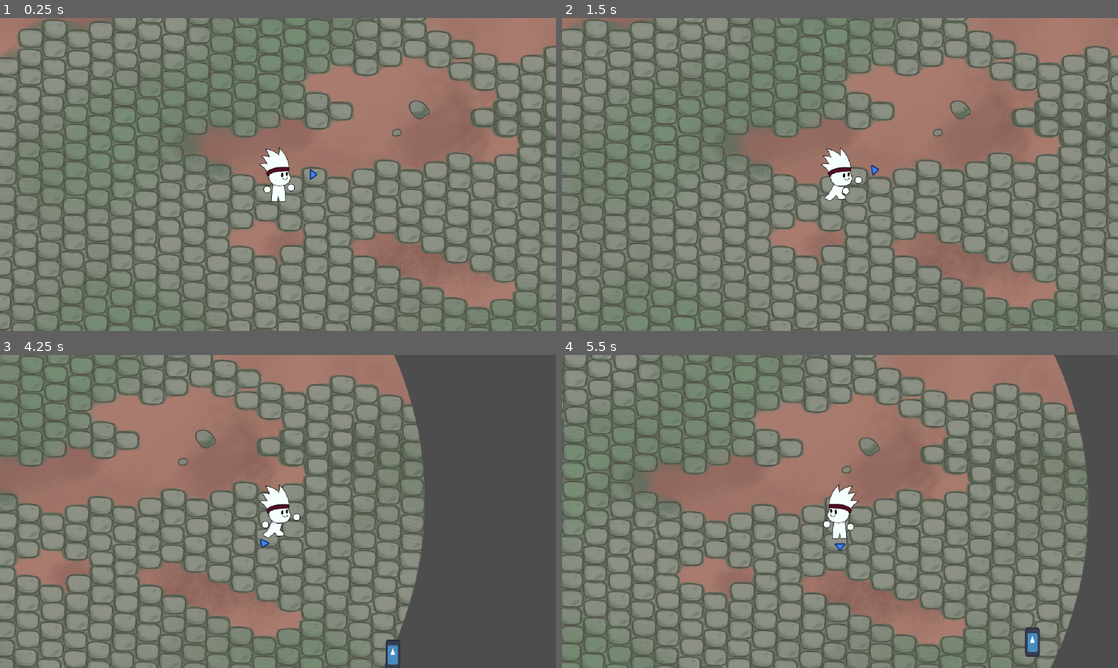
Above: before the commit, frames 1-4 (two rows, left to right).
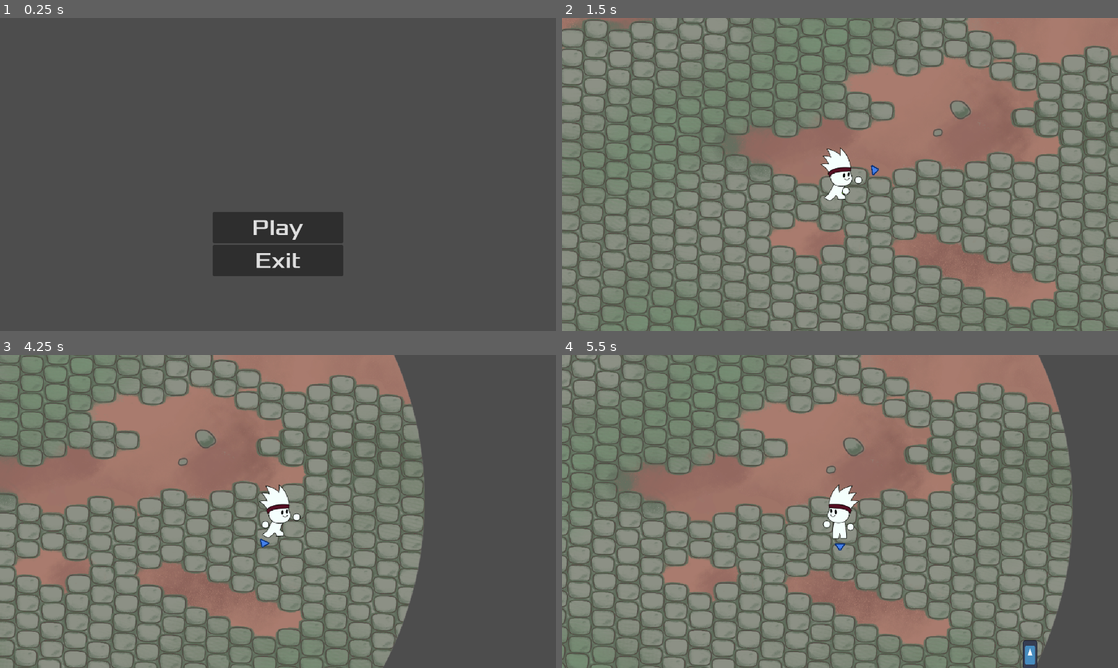
Above: after the commit, the same moments.

Repository: freddder/GMTK_Jam_2024
Game: Godot game, scene res://scenes/main_menu.tscn
Same seed, same stepped clock (60 frames per second), same inputs: the game is played once before the commit and once after it. Before the commit the project starts from res://scenes/main_level.tscn. The engine's default icon, where the game draws it, is replaced by a stand-in: a white triangle on a blue panel in a dark square.
Inputs (mouse positions are in pixels of both pictures, inside the frame that each line leads up to):
- Up to frame 1 (0.25 s): no input
- Up to frame 2 (1.5 s): click (840, 227) at 0.5 s, where only the run after the commit has a clickable "Play"; move the mouse to (962, 158) at 1.27 s; hold D (move_right) from 1.28 s (still down); tap Space (heavy_attack) at 1.35 s
- Up to frame 3 (4.25 s): move the mouse to (166, 527) at 2.02 s; release D (move_right) at 2.03 s; hold S (move_down) 2.03-2.78 s; click (166, 527) at 2.1 s; move the mouse to (333, 442) at 2.77 s; hold D (move_right) 2.78-3.53 s; right-click (333, 442) at 2.85 s; move the mouse to (250, 574) at 3.52 s; hold W (move_up) from 3.53 s (still down); tap Space (heavy_attack) at 3.6 s
- Up to frame 4 (5.5 s): move the mouse to (1006, 558) at 4.27 s; release W (move_up) at 4.28 s; hold A (move_left) 4.28-5 s; click (1006, 558) at 4.35 s; tap Escape (pause_game, bound only after the commit) at 4.9 s; click (840, 545) at 5 s, where only the run after the commit has a clickable "Resume"

The runs differ from the first frame. In frame 1, 87% of the frame differs, in the area x 0-100%, y 0-100%; in frame 2, nothing differs; in frame 3, 0.2%; in frame 4, 42%.

Commit message:
main, pause, game over and victory menus

Diff:
--- /dev/null
+++ b/content/ui/default_button_shortcut.tres
@@ -0,0 +1,7 @@
+[gd_resource type="Shortcut" load_steps=2 format=3 uid="uid://ldicu5hglvp2"]
+
+[sub_resource type="InputEventAction" id="InputEventAction_8micw"]
+action = &"ui_accept"
+
+[resource]
+events = [SubResource("InputEventAction_8micw")]
--- /dev/null
+++ b/content/ui/default_theme.tres
@@ -0,0 +1,7 @@
+[gd_resource type="Theme" load_steps=2 format=3 uid="uid://bkbdw0jadsuqp"]
+
+[ext_resource type="FontFile" uid="uid://drkva4axs6b4v" path="res://content/fonts/Xolonium-Regular.ttf" id="1_7xt2a"]
+
+[resource]
+default_font = ExtResource("1_7xt2a")
+default_font_size = 52
--- a/project.godot
+++ b/project.godot
@@ -11,7 +11,7 @@
 [application]
 
 config/name="GMTK Scale Jam"
-run/main_scene="res://scenes/main_level.tscn"
+run/main_scene="res://scenes/main_menu.tscn"
 config/features=PackedStringArray("4.3", "Forward Plus")
 config/icon="res://icon.svg"
 
@@ -72,6 +72,11 @@
 "events": [Object(InputEventKey,"resource_local_to_scene":false,"resource_name":"","device":-1,"window_id":0,"alt_press …(191 unchanged characters)…
 ]
 }
+pause_game={
+"deadzone": 0.5,
+"events": [Object(InputEventKey,"resource_local_to_scene":false,"resource_name":"","device":-1,"window_id":0,"alt_pressed":false,"shift_pressed":false,"ctrl_pressed":false,"meta_pressed":false,"pressed":false,"keycode":0,"physical_keycode":4194305,"key_label":0,"unicode":0,"location":0,"echo":false,"script":null)
+]
+}
 
 [layer_names]
 
--- a/scenes/enemy.tscn
+++ b/scenes/enemy.tscn
@@ -6,7 +6,7 @@
 [sub_resource type="RectangleShape2D" id="RectangleShape2D_frqxi"]
 size = Vector2(40, 78)
 
-[node name="Enemy" type="Area2D"]
+[node name="Enemy" type="Area2D" groups=["enemy"]]
 collision_layer = 4
 collision_mask = 3
 script = ExtResource("1_fhxv7")
--- /dev/null
+++ b/scenes/game_hud.tscn
@@ -0,0 +1,15 @@
+[gd_scene load_steps=5 format=3 uid="uid://be2uc3fhga108"]
+
+[ext_resource type="Script" path="res://scripts/game_hud.gd" id="1_5bthv"]
+[ext_resource type="PackedScene" uid="uid://kvuk00qldxat" path="res://scenes/game_over_menu.tscn" id="2_ysbhh"]
+[ext_resource type="PackedScene" uid="uid://bed63462bdd1j" path="res://scenes/game_victory_menu.tscn" id="3_ihwa7"]
+[ext_resource type="PackedScene" uid="uid://brvq3ts54m1ep" path="res://scenes/pause_menu.tscn" id="4_jmil8"]
+
+[node name="GameHUD" type="Node"]
+script = ExtResource("1_5bthv")
+
+[node name="GameOverHUD" parent="." instance=ExtResource("2_ysbhh")]
+
+[node name="GameVictoryMenu" parent="." instance=ExtResource("3_ihwa7")]
+
+[node name="PauseMenu" parent="." instance=ExtResource("4_jmil8")]
--- /dev/null
+++ b/scenes/game_over_menu.tscn
@@ -0,0 +1,51 @@
+[gd_scene load_steps=3 format=3 uid="uid://kvuk00qldxat"]
+
+[ext_resource type="Script" path="res://scripts/game_over_menu.gd" id="1_jojhx"]
+[ext_resource type="Theme" uid="uid://bkbdw0jadsuqp" path="res://content/ui/default_theme.tres" id="2_gsmq4"]
+
+[node name="GameOverHUD" type="CanvasLayer"]
+script = ExtResource("1_jojhx")
+
+[node name="Label" type="Label" parent="."]
+anchors_preset = 8
+anchor_left = 0.5
+anchor_top = 0.5
+anchor_right = 0.5
+anchor_bottom = 0.5
+offset_left = -233.0
+offset_top = -160.0
+offset_right = 233.0
+offset_bottom = -63.0
+grow_horizontal = 2
+grow_vertical = 2
+theme = ExtResource("2_gsmq4")
+theme_override_font_sizes/font_size = 80
+text = "Game Over"
+
+[node name="VBoxContainer" type="VBoxContainer" parent="."]
+anchors_preset = 8
+anchor_left = 0.5
+anchor_top = 0.5
+anchor_right = 0.5
+anchor_bottom = 0.5
+offset_left = -156.0
+offset_top = 40.0
+offset_right = 156.0
+offset_bottom = 188.0
+grow_horizontal = 2
+grow_vertical = 2
+
+[node name="RestartButton" type="Button" parent="VBoxContainer"]
+layout_mode = 2
+theme = ExtResource("2_gsmq4")
+text = "Restart
+"
+
+[node name="MainMenuButton" type="Button" parent="VBoxContainer"]
+layout_mode = 2
+theme = ExtResource("2_gsmq4")
+text = "Main Menu
+"
+
+[connection signal="pressed" from="VBoxContainer/RestartButton" to="." method="_on_restart_button_pressed"]
+[connection signal="pressed" from="VBoxContainer/MainMenuButton" to="." method="_on_main_menu_button_pressed"]
--- /dev/null
+++ b/scenes/game_victory_menu.tscn
@@ -0,0 +1,52 @@
+[gd_scene load_steps=3 format=3 uid="uid://bed63462bdd1j"]
+
+[ext_resource type="Script" path="res://scripts/game_victory_menu.gd" id="1_6agr3"]
+[ext_resource type="Theme" uid="uid://bkbdw0jadsuqp" path="res://content/ui/default_theme.tres" id="1_7r5f8"]
+
+[node name="GameVictoryMenu" type="CanvasLayer"]
+script = ExtResource("1_6agr3")
+
+[node name="Label" type="Label" parent="."]
+anchors_preset = 8
+anchor_left = 0.5
+anchor_top = 0.5
+anchor_right = 0.5
+anchor_bottom = 0.5
+offset_left = -233.0
+offset_top = -160.0
+offset_right = 233.0
+offset_bottom = -63.0
+grow_horizontal = 2
+grow_vertical = 2
+theme = ExtResource("1_7r5f8")
+theme_override_font_sizes/font_size = 80
+text = "Game Victory
+"
+
+[node name="VBoxContainer" type="VBoxContainer" parent="."]
+anchors_preset = 8
+anchor_left = 0.5
+anchor_top = 0.5
+anchor_right = 0.5
+anchor_bottom = 0.5
+offset_left = -156.0
+offset_top = 40.0
+offset_right = 156.0
+offset_bottom = 188.0
+grow_horizontal = 2
+grow_vertical = 2
+
+[node name="RestartButton" type="Button" parent="VBoxContainer"]
+layout_mode = 2
+theme = ExtResource("1_7r5f8")
+text = "Restart
+"
+
+[node name="MainMenuButton" type="Button" parent="VBoxContainer"]
+layout_mode = 2
+theme = ExtResource("1_7r5f8")
+text = "Main Menu
+"
+
+[connection signal="pressed" from="VBoxContainer/RestartButton" to="." method="_on_restart_button_pressed"]
+[connection signal="pressed" from="VBoxContainer/MainMenuButton" to="." method="_on_main_menu_button_pressed"]
--- a/scenes/main_level.tscn
+++ b/scenes/main_level.tscn
@@ -1,8 +1,9 @@
-[gd_scene load_steps=5 format=3 uid="uid://7eveuu7rwnjy"]
+[gd_scene load_steps=6 format=3 uid="uid://7eveuu7rwnjy"]
 
 [ext_resource type="Script" path="res://scripts/main_level.gd" id="1_opo1r"]
 [ext_resource type="PackedScene" uid="uid://c7kaxi3ghjur4" path="res://scenes/player.tscn" id="1_wu7kq"]
 [ext_resource type="Texture2D" uid="uid://3qdfit0pa1iq" path="res://content/sprites/arena.png" id="2_2uvne"]
+[ext_resource type="PackedScene" uid="uid://be2uc3fhga108" path="res://scenes/game_hud.tscn" id="4_nefjf"]
 
 [sub_resource type="CircleShape2D" id="CircleShape2D_og2m7"]
 radius = 0.01
@@ -17,3 +18,5 @@
 
 [node name="CollisionShape2D" type="CollisionShape2D" parent="."]
 shape = SubResource("CircleShape2D_og2m7")
+
+[node name="GameHUD" parent="." instance=ExtResource("4_nefjf")]
--- /dev/null
+++ b/scenes/main_menu.tscn
@@ -0,0 +1,47 @@
+[gd_scene load_steps=5 format=3 uid="uid://der6qvxvkgsn0"]
+
+[ext_resource type="Script" path="res://scripts/main_menu.gd" id="1_e5ys8"]
+[ext_resource type="Theme" uid="uid://bkbdw0jadsuqp" path="res://content/ui/default_theme.tres" id="1_mnbn2"]
+
+[sub_resource type="InputEventAction" id="InputEventAction_ako2q"]
+action = &"ui_accept"
+
+[sub_resource type="Shortcut" id="Shortcut_20qb5"]
+events = [SubResource("InputEventAction_ako2q")]
+
+[node name="MainMenu" type="Node"]
+script = ExtResource("1_e5ys8")
+
+[node name="HUD" type="CanvasLayer" parent="."]
+
+[node name="ButtonsContainer" type="VBoxContainer" parent="HUD"]
+anchors_preset = 7
+anchor_left = 0.5
+anchor_top = 1.0
+anchor_right = 0.5
+anchor_bottom = 1.0
+offset_left = -150.0
+offset_top = -300.0
+offset_right = 150.0
+offset_bottom = -100.0
+grow_horizontal = 2
+grow_vertical = 0
+size_flags_horizontal = 4
+size_flags_vertical = 4
+alignment = 1
+
+[node name="PlayButton" type="Button" parent="HUD/ButtonsContainer"]
+layout_mode = 2
+theme = ExtResource("1_mnbn2")
+shortcut = SubResource("Shortcut_20qb5")
+text = "Play
+"
+
+[node name="ExitButton" type="Button" parent="HUD/ButtonsContainer"]
+layout_mode = 2
+theme = ExtResource("1_mnbn2")
+text = "Exit
+"
+
+[connection signal="pressed" from="HUD/ButtonsContainer/PlayButton" to="." method="_on_play_button_pressed"]
+[connection signal="pressed" from="HUD/ButtonsContainer/ExitButton" to="." method="_on_exit_button_pressed"]
--- /dev/null
+++ b/scenes/pause_menu.tscn
@@ -0,0 +1,55 @@
+[gd_scene load_steps=4 format=3 uid="uid://brvq3ts54m1ep"]
+
+[ext_resource type="Script" path="res://scripts/pause_menu.gd" id="1_q243c"]
+[ext_resource type="Theme" uid="uid://bkbdw0jadsuqp" path="res://content/ui/default_theme.tres" id="2_d7j75"]
+[ext_resource type="Shortcut" uid="uid://ldicu5hglvp2" path="res://content/ui/default_button_shortcut.tres" id="3_nxt2r"]
+
+[node name="PauseMenu" type="CanvasLayer"]
+process_mode = 3
+script = ExtResource("1_q243c")
+
+[node name="Label" type="Label" parent="."]
+anchors_preset = 8
+anchor_left = 0.5
+anchor_top = 0.5
+anchor_right = 0.5
+anchor_bottom = 0.5
+offset_left = -290.5
+offset_top = -160.0
+offset_right = 290.5
+offset_bottom = -63.0
+grow_horizontal = 2
+grow_vertical = 2
+theme = ExtResource("2_d7j75")
+theme_override_font_sizes/font_size = 80
+text = "Game Paused
+"
+
+[node name="VBoxContainer" type="VBoxContainer" parent="."]
+anchors_preset = 8
+anchor_left = 0.5
+anchor_top = 0.5
+anchor_right = 0.5
+anchor_bottom = 0.5
+offset_left = -114.0
+offset_top = 40.0
+offset_right = 114.0
+offset_bottom = 188.0
+grow_horizontal = 2
+grow_vertical = 2
+size_flags_horizontal = 4
+size_flags_vertical = 4
+
+[node name="ResumeButton" type="Button" parent="VBoxContainer"]
+layout_mode = 2
+theme = ExtResource("2_d7j75")
+shortcut = ExtResource("3_nxt2r")
+text = "Resume"
+
+[node name="QuitButton" type="Button" parent="VBoxContainer"]
+layout_mode = 2
+theme = ExtResource("2_d7j75")
+text = "Quit"
+
+[connection signal="pressed" from="VBoxContainer/ResumeButton" to="." method="_on_resume_button_pressed"]
+[connection signal="pressed" from="VBoxContainer/QuitButton" to="." method="_on_quit_button_pressed"]
--- a/scenes/player.tscn
+++ b/scenes/player.tscn
@@ -173,7 +173,6 @@
 [node name="AnimatedSprite2D" type="AnimatedSprite2D" parent="."]
 sprite_frames = SubResource("SpriteFrames_l4jrd")
 animation = &"run"
-frame_progress = 0.670955
 
 [node name="CollisionShape2D" type="CollisionShape2D" parent="."]
 position = Vector2(0.5, 15.5)
--- a/scripts/enemy.gd
+++ b/scripts/enemy.gd
@@ -40,12 +40,18 @@
 
 
 func handle_movement(delta: float) -> void:
+	if !should_move():
+		return
+
 	var speed := default_speed / strength_scale
 	var target_position := player.global_position
 	global_position = global_position.move_toward(target_position, speed * delta)
 
 
 func handle_knockback(delta: float) -> void:
+	if pending_knockback_strength == 0.0:
+		return
+
 	var target_position := player.global_position
 	var knockback_strength_to_apply := get_self_knockback_strength() * delta
 	global_position -= global_position.direction_to(target_position) * knockback_strength_to_apply
@@ -103,3 +109,7 @@
 
 	if is_overlapping_with_player:
 		damage_player()
+
+
+func should_move() -> bool:
+	return !Events.is_game_terminated
--- a/scripts/enemy_spawn_manager.gd
+++ b/scripts/enemy_spawn_manager.gd
@@ -1,7 +1,7 @@
 extends Node
 
 @export_group("Enemy")
-@export var enemy: PackedScene = preload("res://scenes/enemy.tscn")
+@export var enemy_scene: PackedScene = preload("res://scenes/enemy.tscn")
 @export var spawn_rate: float = 1.0
 @export var enemy_limit: int = 100
 
@@ -57,13 +57,13 @@
 	return direction * Arena.radius
 
 func spawn_enemy() -> void:
-	var enemy := enemy.instantiate() as EnemyCharacter
+	var enemy := enemy_scene.instantiate() as EnemyCharacter
 
 	enemy.global_position = get_random_spawn_point()
 	enemy.on_death.connect(_on_enemy_death)
 	enemy_count += 1
 
-	get_parent().add_child(enemy)
+	get_tree().root.add_child(enemy)
 
 func _on_enemy_death(enemy: EnemyCharacter) -> void:
 	enemy_count -= 1
--- a/scripts/events.gd
+++ b/scripts/events.gd
@@ -4,3 +4,19 @@
 signal on_game_victory
 signal on_game_failed
 signal on_player_death
+
+var is_game_terminated := false
+
+
+func _ready() -> void:
+	on_game_started.connect(_on_game_started)
+	on_game_victory.connect(_on_game_terminated)
+	on_game_failed.connect(_on_game_terminated)
+
+
+func _on_game_started() -> void:
+	is_game_terminated = false
+
+
+func _on_game_terminated() -> void:
+	is_game_terminated = true
--- /dev/null
+++ b/scripts/game_hud.gd
@@ -0,0 +1,2 @@
+class_name GameHUD
+extends Node
--- /dev/null
+++ b/scripts/game_over_menu.gd
@@ -0,0 +1,21 @@
+class_name GameOverMenu
+extends CanvasLayer
+
+
+func _ready() -> void:
+	Events.on_game_failed.connect(_on_game_failed)
+	hide()
+
+
+func _on_game_failed() -> void:
+	show()
+
+
+func _on_restart_button_pressed() -> void:
+	get_tree().call_group("enemy", "queue_free")
+	get_tree().reload_current_scene()
+
+
+func _on_main_menu_button_pressed() -> void:
+	get_tree().call_group("enemy", "queue_free")
+	get_tree().change_scene_to_file("res://scenes/main_menu.tscn")
--- /dev/null
+++ b/scripts/game_victory_menu.gd
@@ -0,0 +1,21 @@
+class_name GameVictoryMenu
+extends CanvasLayer
+
+
+func _ready() -> void:
+	Events.on_game_victory.connect(_on_game_victory)
+	hide()
+
+
+func _on_game_victory() -> void:
+	show()
+
+
+func _on_restart_button_pressed() -> void:
+	get_tree().call_group("enemy", "queue_free")
+	get_tree().change_scene_to_file("res://scenes/main_level.tscn")
+
+
+func _on_main_menu_button_pressed() -> void:
+	get_tree().call_group("enemy", "queue_free")
+	get_tree().change_scene_to_file("res://scenes/main_menu.tscn")
--- /dev/null
+++ b/scripts/main_menu.gd
@@ -0,0 +1,9 @@
+extends Node
+
+
+func _on_play_button_pressed() -> void:
+	get_tree().change_scene_to_file("res://scenes/main_level.tscn")
+
+
+func _on_exit_button_pressed() -> void:
+	get_tree().quit()
--- /dev/null
+++ b/scripts/pause_menu.gd
@@ -0,0 +1,25 @@
+class_name PauseMenu
+extends CanvasLayer
+
+
+func _ready() -> void:
+	hide()
+
+
+func _input(event: InputEvent) -> void:
+	if !Events.is_game_terminated and event.is_action_pressed("pause_game"):
+		toggle_pause_game()
+
+
+func toggle_pause_game() -> void:
+	get_tree().paused = !get_tree().paused
+	show() if get_tree().paused else hide()
+
+
+func _on_resume_button_pressed() -> void:
+	toggle_pause_game()
+
+
+func _on_quit_button_pressed() -> void:
+	toggle_pause_game()
+	get_tree().change_scene_to_file("res://scenes/main_menu.tscn")
--- a/scripts/player.gd
+++ b/scripts/player.gd
@@ -129,21 +129,19 @@
 	var offset_angle := -PI / 2.0
 	var width := 2.0
 
-	draw_line(origin,
-	Vector2(
-		cos(active_attack_zone_data.start_angle + offset_angle) * active_attack_zone_data.radius,
-		sin(active_attack_zone_data.start_angle + offset_angle) * active_attack_zone_data.radius),
-	attack_area_color, width)
-
-	draw_line(origin,
-	Vector2(
-		cos(active_attack_zone_data.end_angle + offset_angle) * active_attack_zone_data.radius,
-		sin(active_attack_zone_data.end_angle + offset_angle) * active_attack_zone_data.radius),
-	attack_area_color, width)
+	draw_line(origin, Vector2(
+			cos(active_attack_zone_data.start_angle + offset_angle) * active_attack_zone_data.radius,
+			sin(active_attack_zone_data.start_angle + offset_angle) * active_attack_zone_data.radius),
+		attack_area_color, width)
+
+	draw_line(origin, Vector2(
+			cos(active_attack_zone_data.end_angle + offset_angle) * active_attack_zone_data.radius,
+			sin(active_attack_zone_data.end_angle + offset_angle) * active_attack_zone_data.radius),
+		attack_area_color, width)
 
 	draw_arc(origin, active_attack_zone_data.radius,
-	active_attack_zone_data.start_angle + offset_angle, active_attack_zone_data.end_angle + offset_angle,
-	attack_area_arc_segments, attack_area_color, width)
+		active_attack_zone_data.start_angle + offset_angle, active_attack_zone_data.end_angle + offset_angle,
+		attack_area_arc_segments, attack_area_color, width)
 
 
 func draw_attack_zone_thrust_implementation() -> void:
@@ -411,6 +409,9 @@
 
 
 func _input(event: InputEvent) -> void:
+	if !is_alive():
+		return
+
 	if event.is_action("primary_attack"):
 		handle_primary_attack_input(event)
 	elif event.is_action("secondary_attack"):
Binary file added: content/fonts/Xolonium-Regular.ttf
Not shown, added: content/fonts/Xolonium-Regular.ttf.import
